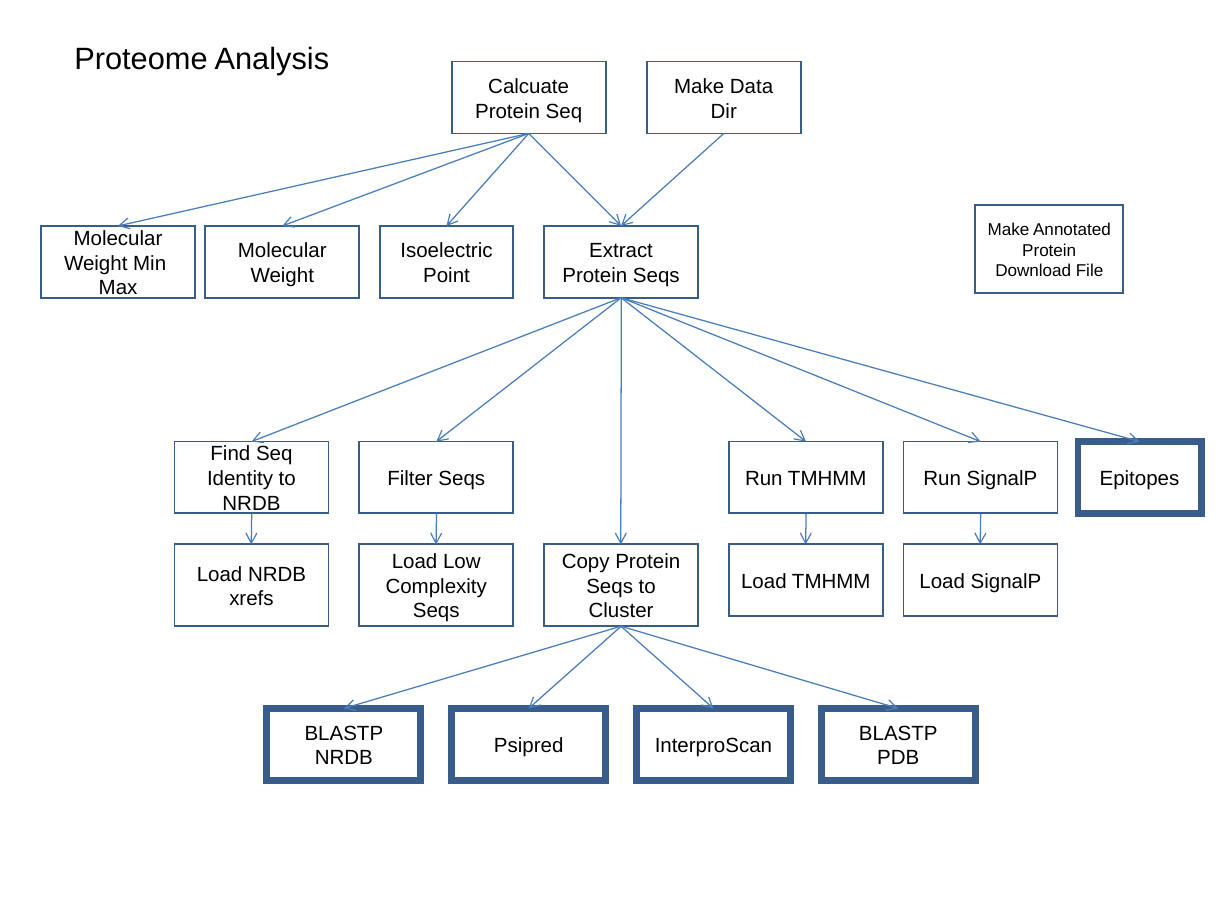
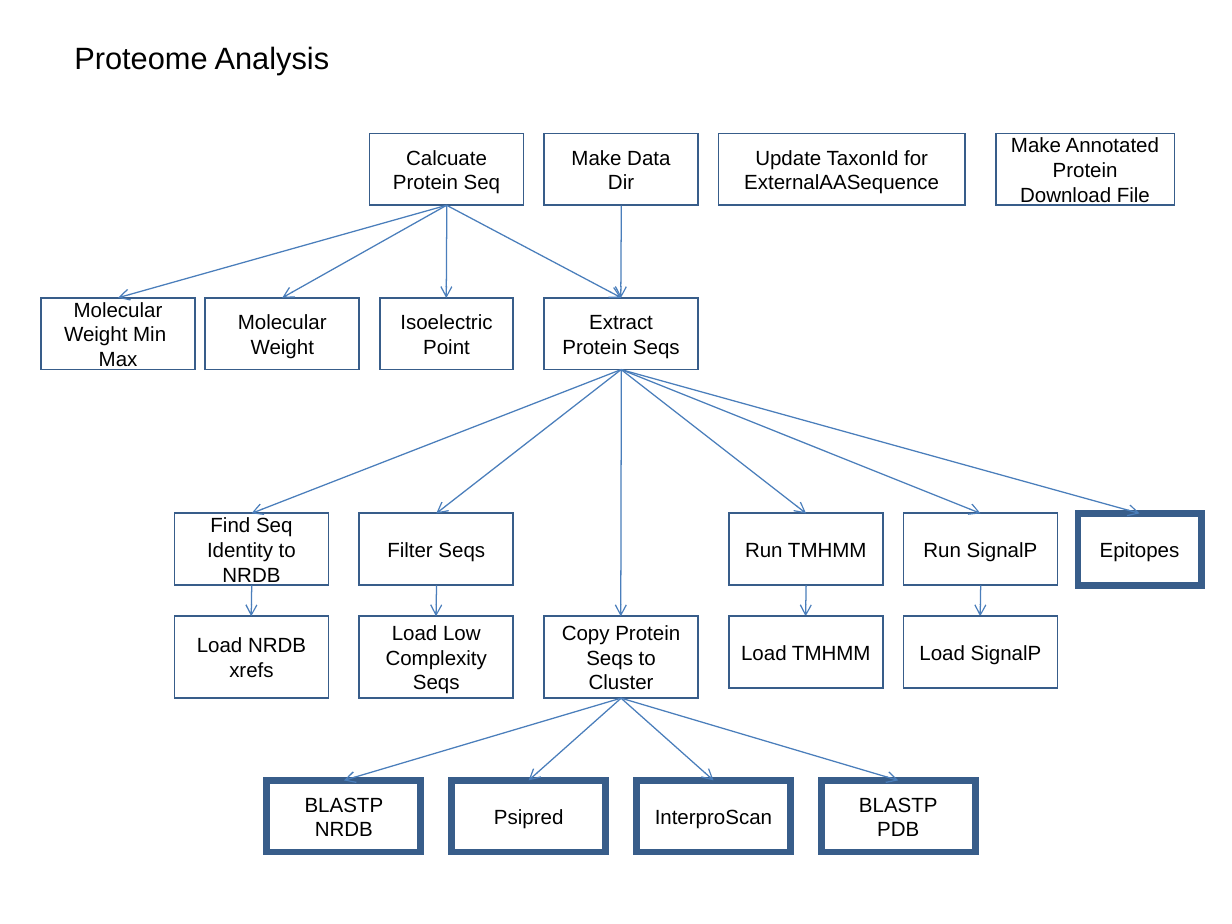
Before and after one commit to VEuPathDB/ApiCommonData, a slide deck: slide 5 of Load/doc/workflow/AnalysisWorkflow_wei.ppt (slide 8 before the commit). Drawn at 1232x924 pixels with LibreOffice and Linux fonts; fonts in the diff are those of the drawing. Boxes give left, top, right and bottom in pixels: in the first picture for what was removed or moved away, otherwise in the second. Text is boxed around its words. In the diff, an @@ line names an element or a change of style, - is before the commit and + after.

```diff
--- a/Load/doc/workflow/AnalysisWorkflow_wei.ppt
+++ b/Load/doc/workflow/AnalysisWorkflow_wei.ppt
@@ rectangle "Calcuate Protein Seq": place and size @@
-rectangle "Calcuate Protein Seq" at [452, 62, 606, 133]
+rectangle "Calcuate Protein Seq" at [370, 133, 524, 205]
@@ rectangle "Make Data Dir": place and size @@
-rectangle "Make Data Dir" at [647, 62, 801, 133]
+rectangle "Make Data Dir" at [545, 133, 699, 205]
@@ rectangle added at [718, 133, 965, 205], fill #FFFFFF, outline #385D8A 0.99 pt, 12 pt, text #000000 @@
+Update TaxonId for ExternalAASequence
@@ rectangle "Make Annotated Protein Download File": place and size @@
-rectangle "Make Annotated Protein Download File" at [976, 206, 1124, 293]
+rectangle "Make Annotated Protein Download File" at [995, 133, 1174, 205]
@@ rectangle "Make Annotated Protein Download File" at [995, 133, 1174, 205]: size 10 to 12 pt @@
@@ arrow moved from (529, 133) - (118, 225) to (447, 206) - (118, 298) @@
@@ arrow moved from (529, 133) - (282, 225) to (447, 206) - (282, 298) @@
@@ arrow moved from (529, 133) - (446, 225) to (447, 206) - (446, 298) @@
@@ arrow moved from (529, 133) - (621, 225) to (447, 206) - (621, 298) @@
@@ arrow moved from (724, 133) - (621, 225) to (621, 206) - (621, 298) @@
@@ 10 arrows, 9 rectangles: place and size @@
-10 arrows, 9 rectangles at [175, 298, 1140, 780]
+10 arrows, 9 rectangles at [175, 370, 1140, 851]
@@ 9 rectangles, 4 arrows: place and size @@
-9 rectangles, 4 arrows at [41, 225, 1201, 708]
+9 rectangles, 4 arrows at [41, 298, 1201, 780]
```
Also in this commit, not shown: 18 other slides changed.
